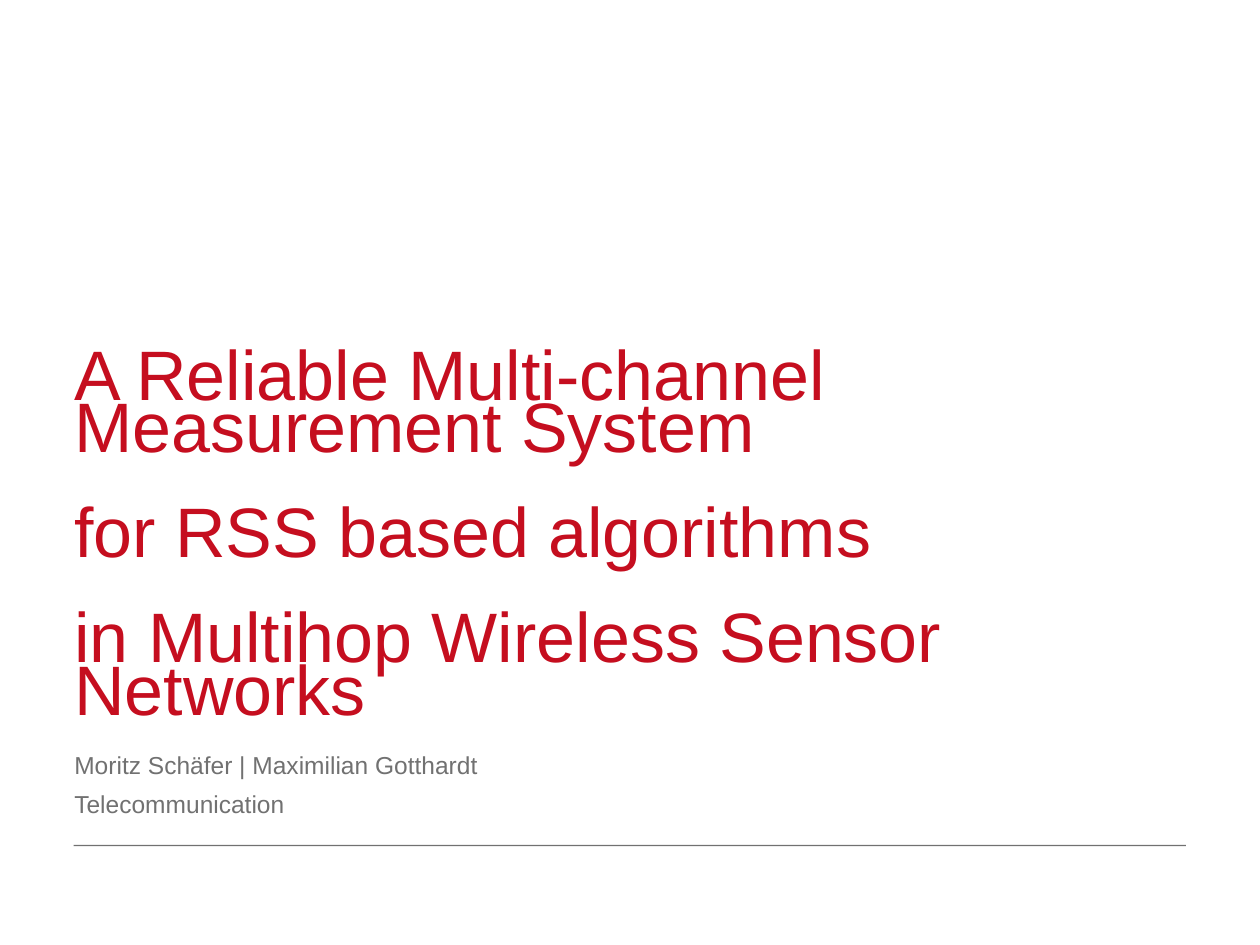
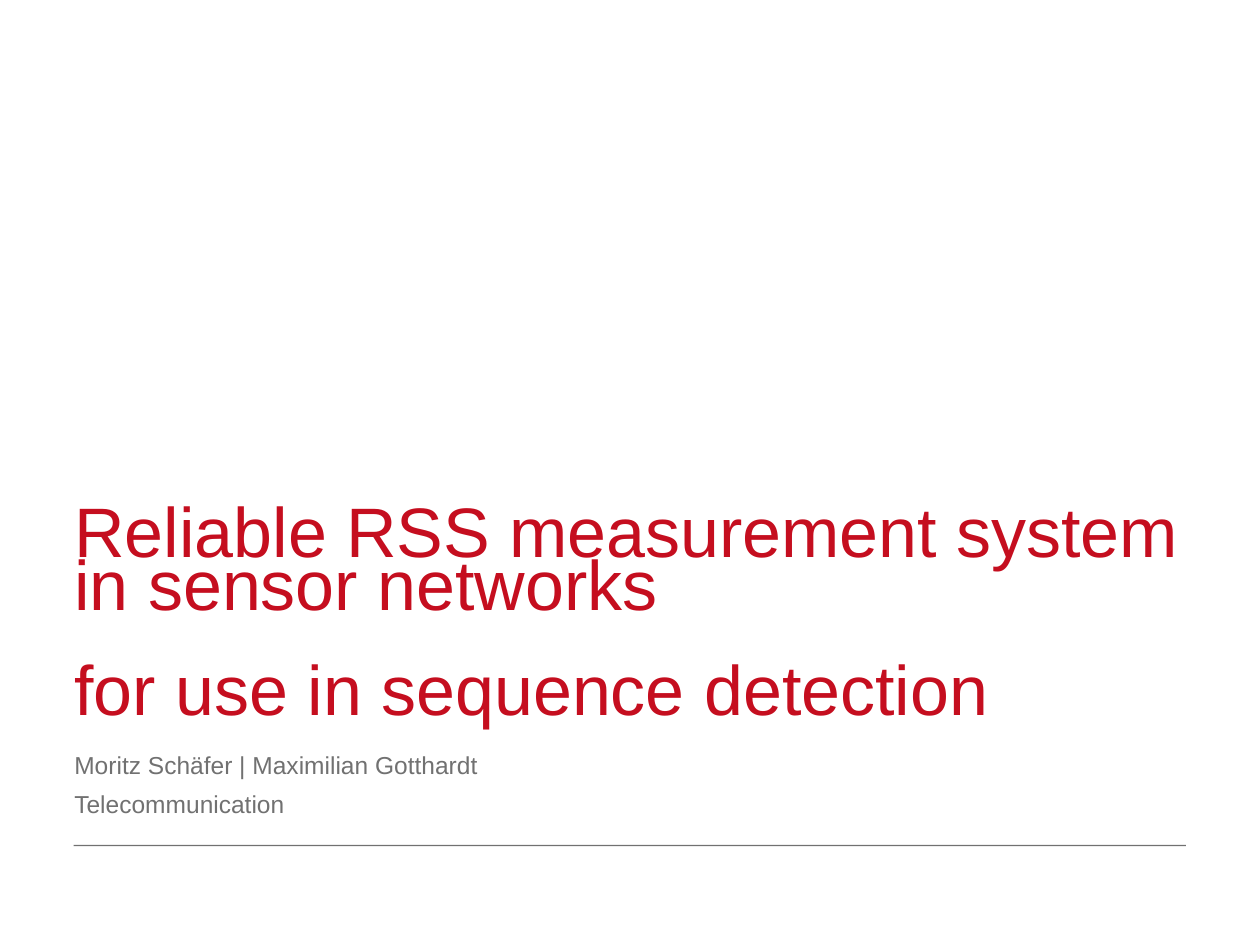
Before and after one commit to moritzschaefer/SensorSequence, a slide deck: slide 1 of docs/MeilensteinNrOne.odp. Drawn at 1260x945 pixels with LibreOffice and Linux fonts; fonts in the diff are those of the drawing; background and template pictures are left out. Boxes give left, top, right and bottom in pixels: in the first picture for what was removed or moved away, otherwise in the second. Text is boxed around its words. In the diff, an @@ line names an element or a change of style, - is before the commit and + after.

```diff
--- a/docs/MeilensteinNrOne.odp
+++ b/docs/MeilensteinNrOne.odp
@@ title at [74, 506, 1179, 728]: text changed @@
-A Reliable Multi-channel
-Measurement System
-for RSS based algorithms
-in Multihop Wireless Sensor Networks
+Reliable RSS measurement system in sensor networks
+for use in sequence detection
```
Also in this commit, not shown: 22 other slides changed, 2 other files.
